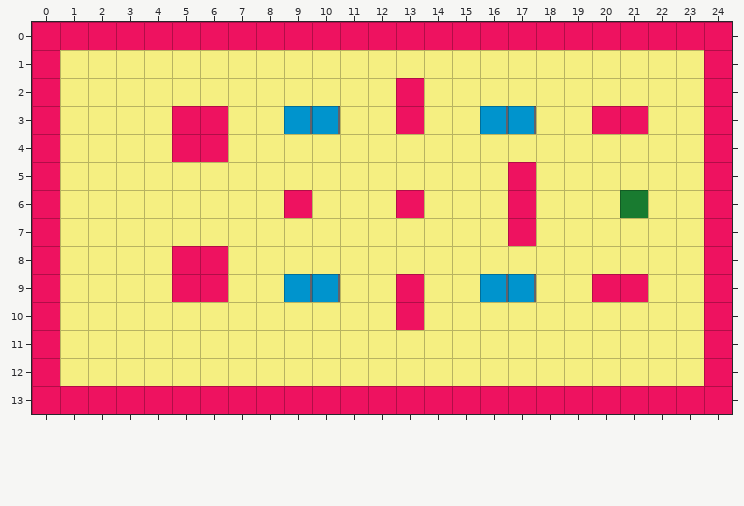
Tiled map -- res/tilemaps/synth1.tmx. The picture above was drawn from the file before the commit.
Cells are 32x32 px. Shown: x 0..24, y 0..13.
And afterwards:
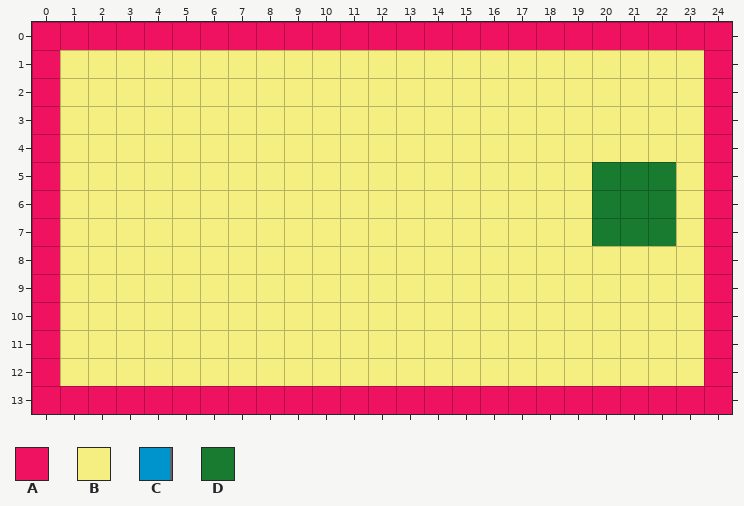
Key: from "foreground2": A 72, B 73, C 74, D 75.
_ is an empty cell, . an unchanged one.
What changed:
--- layer "physics"
@@ x 5..22 @@
- 2 ........A.........
- 3 AA..CC..A..CC..AA.
- 4 AA................
- 5 ............A..BBB
- 6 ....A...A...A..B.B
- 7 ............A..BBB
- 8 AA................
- 9 AA..CC..A..CC..AA.
-10 ........A.........
+ 2 ........B.........
+ 3 BB..BB..B..BB..BB.
+ 4 BB................
+ 5 ............B..DDD
+ 6 ....B...B...B..D.D
+ 7 ............B..DDD
+ 8 BB................
+ 9 BB..BB..B..BB..BB.
+10 ........B.........
